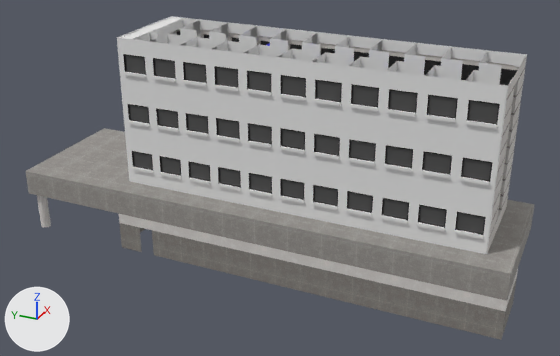
What one commit did to the glTF model frontend/src/assets/first_patient.glb.
One viewpoint serves both versions: a camera (50 mm lens) standing at (-95.7, -11.6, 55.5) and looking at (-6.9, 28.4, 11.1). The lights are fixed; the arrows at lower left show +X, +Y and +Z. Where no turn or scale is listed for an object, it has been applied to the vertices. Vertices at the same position are counted once.

The first picture shows 'Cube.001_Materiais.006_0', 'Cube.001_Materiais.011_0', 'Cube.001_Materiais.025_0', 'Cube.001_Material_0', 'Cube_Materiais.004_0', 'Cube_Materiais.018_0', 'Cube_Material_0', 'Cubo.001_Materiais.027_0', 'Cubo.001_Materiais.028_0', 'Cubo.002_Materiais.009_0', 'Cubo.003_Materiais.007_0', 'Cubo.003_Materiais.020_0', 'Cubo_Materiais.038_0'.
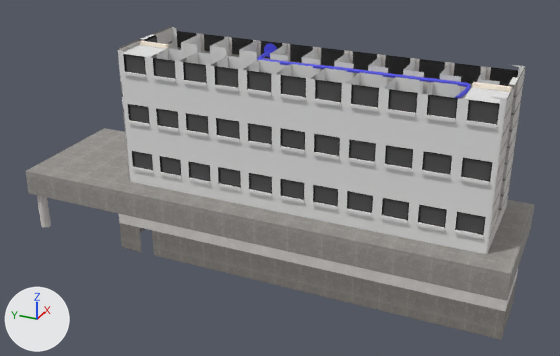
Location of each change, (x1, y1, x2, y2) in pixels of the pictures (560 x 356 px):
'Cube.001_Materiais.025_0', reshaped (7% shorter): before (118, 39, 507, 254); after (119, 54, 505, 254)
'Cube.001_Material_0', reshaped (7% shorter): before (123, 30, 510, 251); after (126, 45, 505, 251)
'Cube_Material_0', reshaped: before (166, 18, 526, 84); after (178, 34, 500, 95)
'Cubo.003_Materiais.007_0', reshaped: before (117, 16, 527, 254); after (486, 64, 525, 254)
'Cubo.003_Materiais.020_0', reshaped (7% shorter): before (487, 56, 527, 253); after (487, 69, 525, 253)
'Cube_Materiais.018_0', reshaped: before (177, 29, 519, 70); after (177, 33, 491, 99)
'Cubo.002_Materiais.009_0', reshaped: before (117, 17, 183, 181); after (118, 26, 177, 156)
'Plane.001', added: after (464, 87, 510, 104)
'Plane.002', added: after (121, 45, 166, 57)
'Object_3', added: after (472, 82, 511, 101)
'Object_3.001', added: after (140, 41, 169, 57)
part 1 of me_cube_materiais_018_0, deleted: before (177, 29, 519, 70)
part 2 of me_cube_material_0, deleted: before (180, 21, 526, 81)
part 3 of me_cube_001_materiais_025_0, deleted: before (118, 39, 507, 105)
part 4 of me_cube_001_material_0, deleted: before (123, 30, 510, 101)
part 5 of me_cubo_002_materiais_009_0, deleted: before (121, 82, 130, 181)
part 6 of me_cubo_002_materiais_009_0, deleted: before (117, 17, 183, 50)
part 7 of me_cubo_003_materiais_007_0, deleted: before (117, 16, 527, 99)
part 8 of me_cubo_003_materiais_020_0, deleted: before (507, 56, 527, 98)
'Cube_Materiais.004_0', unchanged, uncovered by the edit: before (177, 32, 516, 85); after (177, 32, 517, 86)

Diff of the bpy script that builds the scene:
```diff
--- a/frontend/src/assets/first_patient.glb.py
+++ b/frontend/src/assets/first_patient.glb.py
@@ me_cube_materiais_018_0 @@
-me_cube_materiais_018_0.from_pydata(...)  # 604 vertices, 858 faces; spans x 1.0..1.3, y -1.0..49.1, z 0.3..21.0
+me_cube_materiais_018_0.from_pydata(...)  # 570 vertices, 792 faces; spans x 1.0..1.3, y -1.0..49.1, z 0.3..19.0
+# me_cube_materiais_018_0 part 1
+# 34 vertices are removed from x 1.0, y -1.0..49.1, z 21.0
+# 66 faces are deleted
 me_cube_materiais_018_0.materials.append(mat_materiais_018)
@@ me_cube_material_0 @@
-me_cube_material_0.from_pydata(...)  # 700 vertices, 918 faces; spans x -4.5..1.3, y -1.0..49.1, z 0.3..21.0
+me_cube_material_0.from_pydata(...)  # 644 vertices, 854 faces; spans x -4.5..1.3, y -1.0..49.1, z 0.3..19.0
+# me_cube_material_0 part 2
+# 52 vertices are removed from x -4.5..1.0, y -1.0..44.6, z 19.0..21.0
+# 62 faces are deleted
 me_cube_material_0.materials.append(mat_material_001)
@@ me_cube_001_materiais_025_0 @@
-me_cube_001_materiais_025_0.from_pydata(...)  # 604 vertices, 858 faces; spans x -1.3..-1.0, y -49.1..1.0, z 0.3..21.0
+me_cube_001_materiais_025_0.from_pydata(...)  # 570 vertices, 792 faces; spans x -1.3..-1.0, y -49.1..1.0, z 0.3..19.0
+# me_cube_001_materiais_025_0 part 3
+# 34 vertices are removed from x -1.0, y -49.1..1.0, z 21.0
+# 66 faces are deleted
 me_cube_001_materiais_025_0.materials.append(mat_materiais_025)
@@ me_cube_001_material_0 @@
-me_cube_001_material_0.from_pydata(...)  # 777 vertices, 1264 faces; spans x -1.3..3.9, y -49.1..1.0, z 0.3..21.0
+me_cube_001_material_0.from_pydata(...)  # 728 vertices, 1172 faces; spans x -1.3..3.9, y -49.1..1.0, z 0.3..19.0
+# me_cube_001_material_0 part 4
+# 49 vertices are removed from x -1.0..3.9, y -49.1..1.0, z 14.1..21.0
+# 92 faces are deleted
 me_cube_001_material_0.materials.append(mat_material_001)
@@ me_cubo_002_materiais_009_0 @@
-me_cubo_002_materiais_009_0.from_pydata(...)  # 132 vertices, 126 faces; spans x -12.7..0.9, y -1.0..1.0, z -1.0..19.6
+me_cubo_002_materiais_009_0.from_pydata(...)  # 92 vertices, 68 faces; spans x -12.7..0.9, y -1.0..1.0, z -1.0..18.3
+# me_cubo_002_materiais_009_0 part 5: 21 vertices removed from x -12.7, y -1.0..1.0, z -1.0..13.7
+# me_cubo_002_materiais_009_0 part 6: 19 vertices removed from x -12.7..0.9, y -1.0..1.0, z 18.1..19.6
 me_cubo_002_materiais_009_0.materials.append(mat_materiais_009)
@@ me_cubo_003_materiais_007_0 @@
 me_cubo_003_materiais_007_0.from_pydata(...)  # 102 vertices, 100 faces; spans x -0.9..12.7, y -1.0..49.4, z -1.0..19.8
 # verts and faces of me_cubo_003_materiais_007_0; kept vertices keep their numbers, new ones are numbered from 102
+# me_cubo_003_materiais_007_0 part 7
+delete_vertices([12, 13, 20, 21, 30, 31, *range(94, 102)])  # with the faces that use them
 me_cubo_003_materiais_007_0.materials.append(mat_materiais_007)
@@ me_cubo_003_materiais_020_0 @@
 me_cubo_003_materiais_020_0.from_pydata(...)  # 119 vertices, 84 faces; spans x -0.9..12.7, y -1.0..-0.3, z -1.0..19.8
+# me_cubo_003_materiais_020_0 part 8: the loose piece of 10 vertices spanning x -0.9..12.7, y -1.0, z 18.3..19.8 is deleted
 me_cubo_003_materiais_020_0.materials.append(mat_materiais_020)
@@ me_plane_002 @@
+me_plane_002.from_pydata([(-2.26, -2.26, 0.0), (2.26, -2.26, 0.0), (-2.26, 2.26, 0.0), (2.26, 2.26, 0.0)], [], [(0, 1, 3), (0, 3, 2)])
@@ ob_plane_002 @@
+ob_plane_002 = bpy.data.objects.new('Plane.002', me_plane_002)
+ob_plane_002.location = (-10.44, 46.73, 27.81)
@@ ob_plane_001 @@
+ob_plane_001 = bpy.data.objects.new('Plane.001', me_plane_002.copy())
+ob_plane_001.location = (-10.44, 1.23, 27.81)
@@ ob_object_3_001 @@
+ob_object_3_001 = bpy.data.objects.new('Object_3.001', me_object_1_001)  # 16 vertices, 28 faces; spans x -0.11..0.39, y -2.18..2.14, z -4.83..0.86; in mat_color_frame (white #fff3e2)
+ob_object_3_001.location = (-8.01, 46.76, 27.44)
@@ ob_object_3 @@
+ob_object_3 = bpy.data.objects.new('Object_3', me_object_1_001.copy())
+ob_object_3.location = (-8.01, 1.35, 27.44)
```
